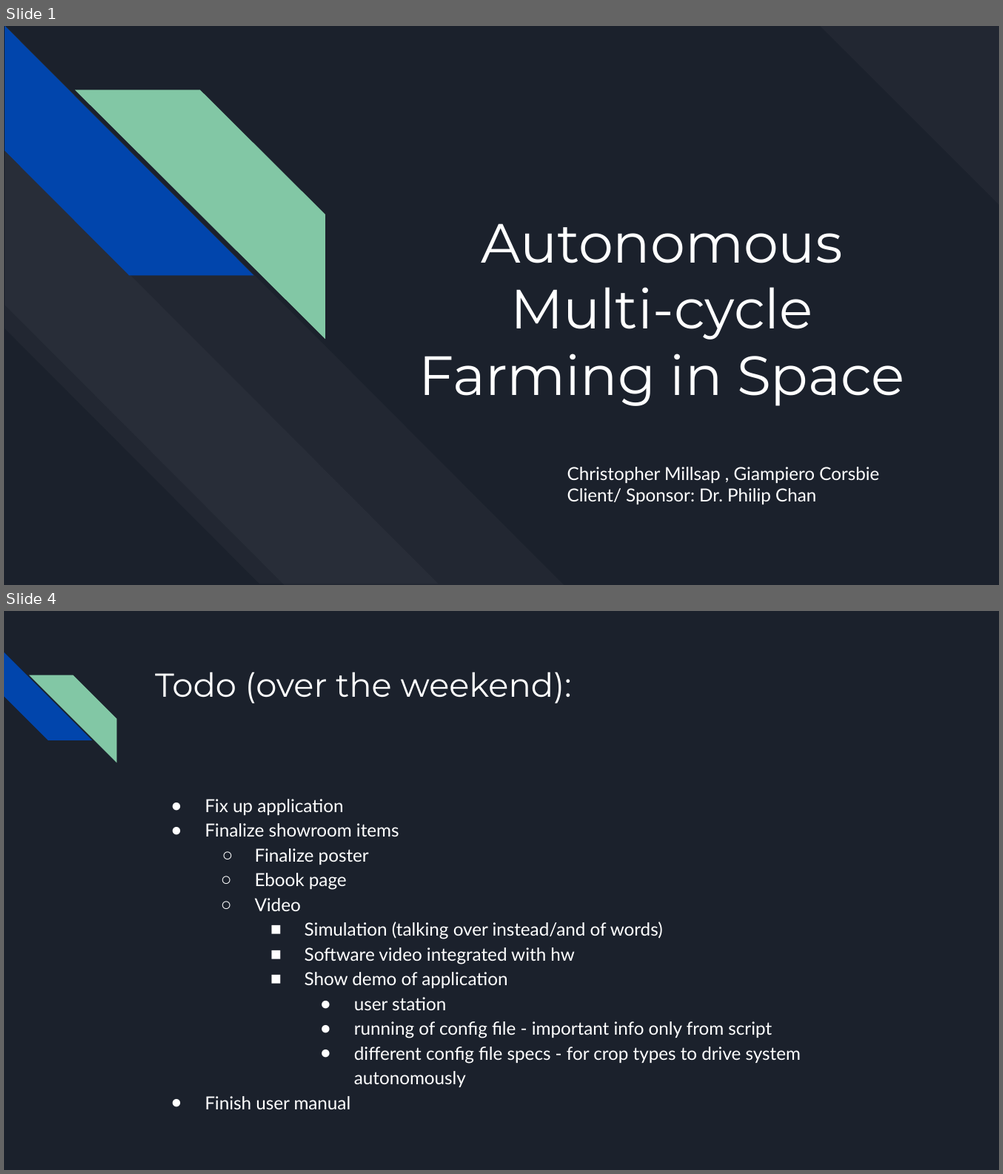
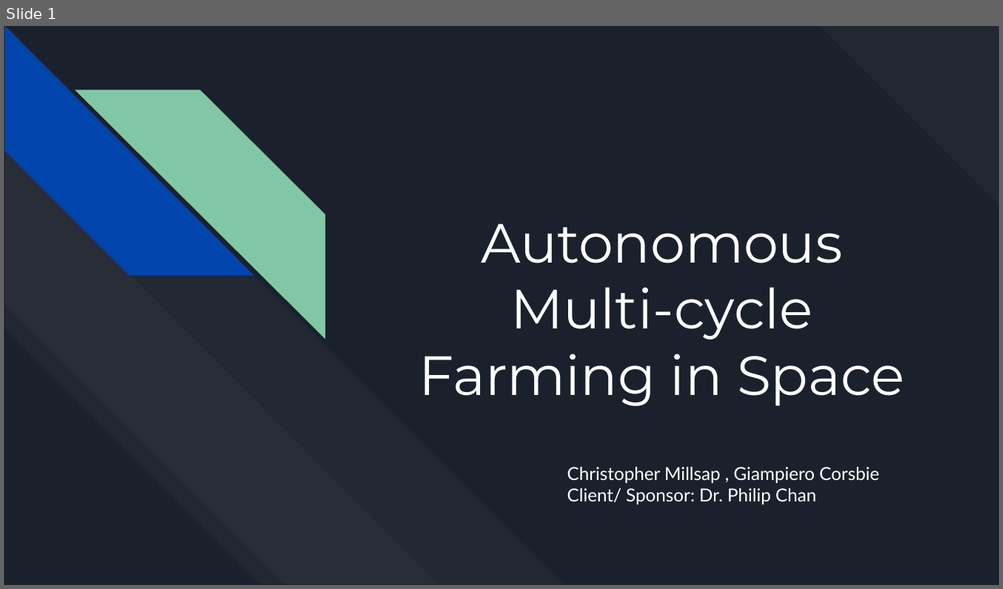
Before and after one commit to killsap/automated-multi-cycle-farming-in-space-website, a slide deck: docs/Milestone6Presentation.pptx. Shown one above the other, each under a label of ours: slides 1 and 4 before the commit, slide 1 after it; the slides between them are not shown. The pictures are 1003x1174 and 1003x589 pixels, drawn with LibreOffice and Linux fonts; fonts in the diff are those of the drawing. Boxes give left, top, right and bottom in pixels: in the first picture for what was removed or moved away, otherwise in the second. Text is boxed around its words. In the diff, an @@ line names an element or a change of style, - is before the commit and + after.

```diff
--- a/docs/Milestone6Presentation.pptx
+++ b/docs/Milestone6Presentation.pptx
@@ slide 4 removed at [4,611,999,1170], background #1B212C @@
@@ diag stripe removed at [4,652,91,741] @@
@@ diag stripe removed at [29,675,116,762] @@
@@ title removed at [155,672,572,703] @@
-Todo (over the weekend):
@@ text removed at [205,799,800,1110] @@
-● Fix up application
-● Finalize showroom items
-  ○ Finalize poster
-  ○ Ebook page
-  ○ Video
-    ■ Simulation (talking over instead/and of words)
-    ■ Software video integrated with hw
-    ■ Show demo of application
-      ● user station
-      ● running of config file - important info only from script
-      ● different config file specs - for crop types to drive system autonomously
-● Finish user manual
```
Also in this commit, not shown: 2 slides changed, 15 slides added, 5 other slides removed.
